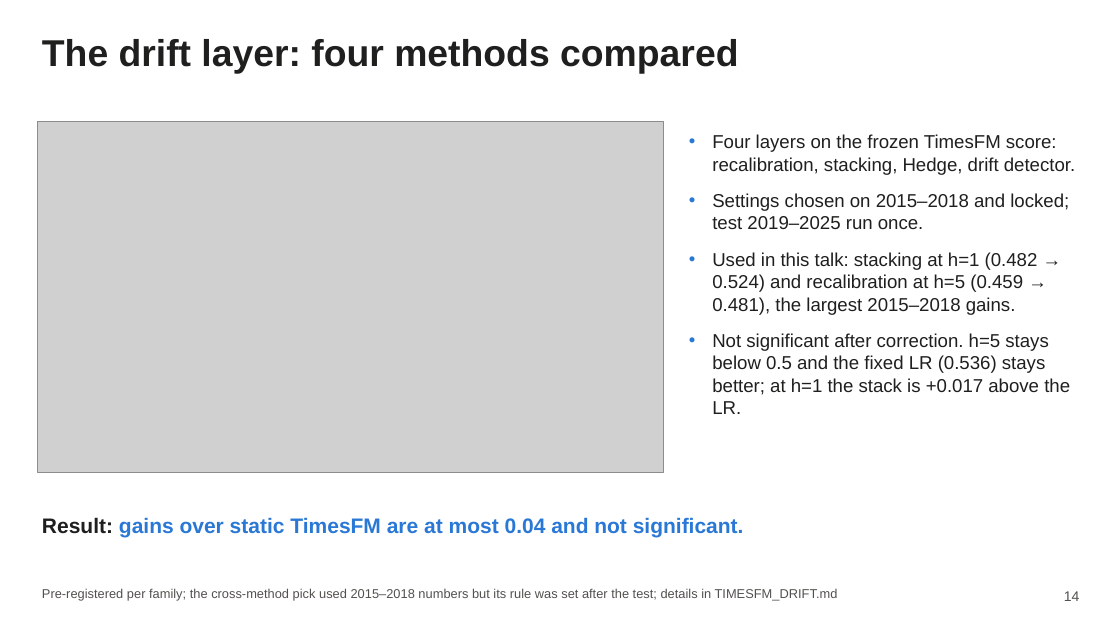
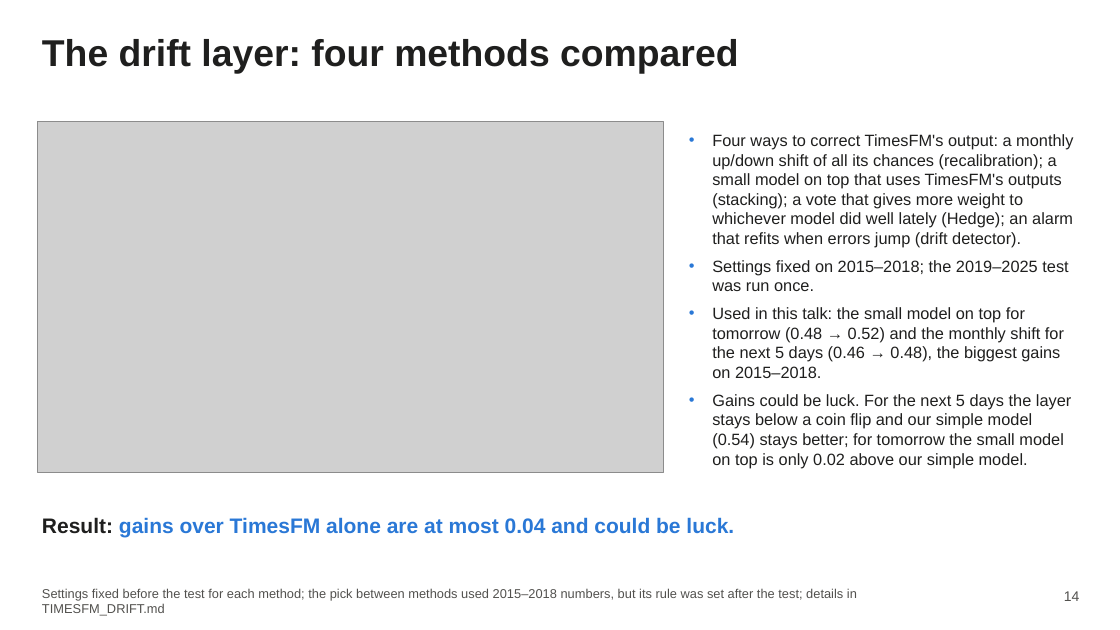
Before and after one commit to AmauryJayr/Predicting-SP500, a slide deck: slide 14 of timesfm3_experiment/slides/timesfm3_slides.pptx. Drawn at 1120x630 pixels with LibreOffice and Linux fonts; fonts in the diff are those of the drawing; grey boxes stand for pictures. Boxes give left, top, right and bottom in pixels: in the first picture for what was removed or moved away, otherwise in the second. Text is boxed around its words. In the diff, an @@ line names an element or a change of style, - is before the commit and + after.

```diff
--- a/timesfm3_experiment/slides/timesfm3_slides.pptx
+++ b/timesfm3_experiment/slides/timesfm3_slides.pptx
@@ text at (712,134,1073,468): text changed; size 16 to 14 pt @@
-• Four layers on the frozen TimesFM score: recalibration, stacking, Hedge, drift detector.
-• Settings chosen on 2015–2018 and locked; test 2019–2025 run once.
-• Used in this talk: stacking at h=1 (0.482 → 0.524) and recalibration at h=5 (0.459 → 0.481), the largest 2015–2018 gains.
-• Not significant after correction. h=5 stays below 0.5 and the fixed LR (0.536) stays better; at h=1 the stack is +0.017 above the LR.
+• Four ways to correct TimesFM's output: a monthly up/down shift of all its chances (recalibration); a small model on top that uses TimesFM's outputs (stacking); a vote that gives more weight to whichever model did well lately (Hedge); an alarm that refits when errors jump (drift detector).
+• Settings fixed on 2015–2018; the 2019–2025 test was run once.
+• Used in this talk: the small model on top for tomorrow (0.48 → 0.52) and the monthly shift for the next 5 days (0.46 → 0.48), the biggest gains on 2015–2018.
+• Gains could be luck. For the next 5 days the layer stays below a coin flip and our simple model (0.54) stays better; for tomorrow the small model on top is only 0.02 above our simple model.
@@ text at (42,517,734,537): text changed @@
-Result: gains over static TimesFM are at most 0.04 and not significant.
+Result: gains over TimesFM alone are at most 0.04 and could be luck.
@@ text at (42,588,857,616): text changed @@
-Pre-registered per family; the cross-method pick used 2015–2018 numbers but its rule was set after the test; details in TIMESFM_DRIFT.md
+Settings fixed before the test for each method; the pick between methods used 2015–2018 numbers, but its rule was set after the test; details in TIMESFM_DRIFT.md
```
Also in this commit, not shown: 16 other slides changed, 41 other files.
